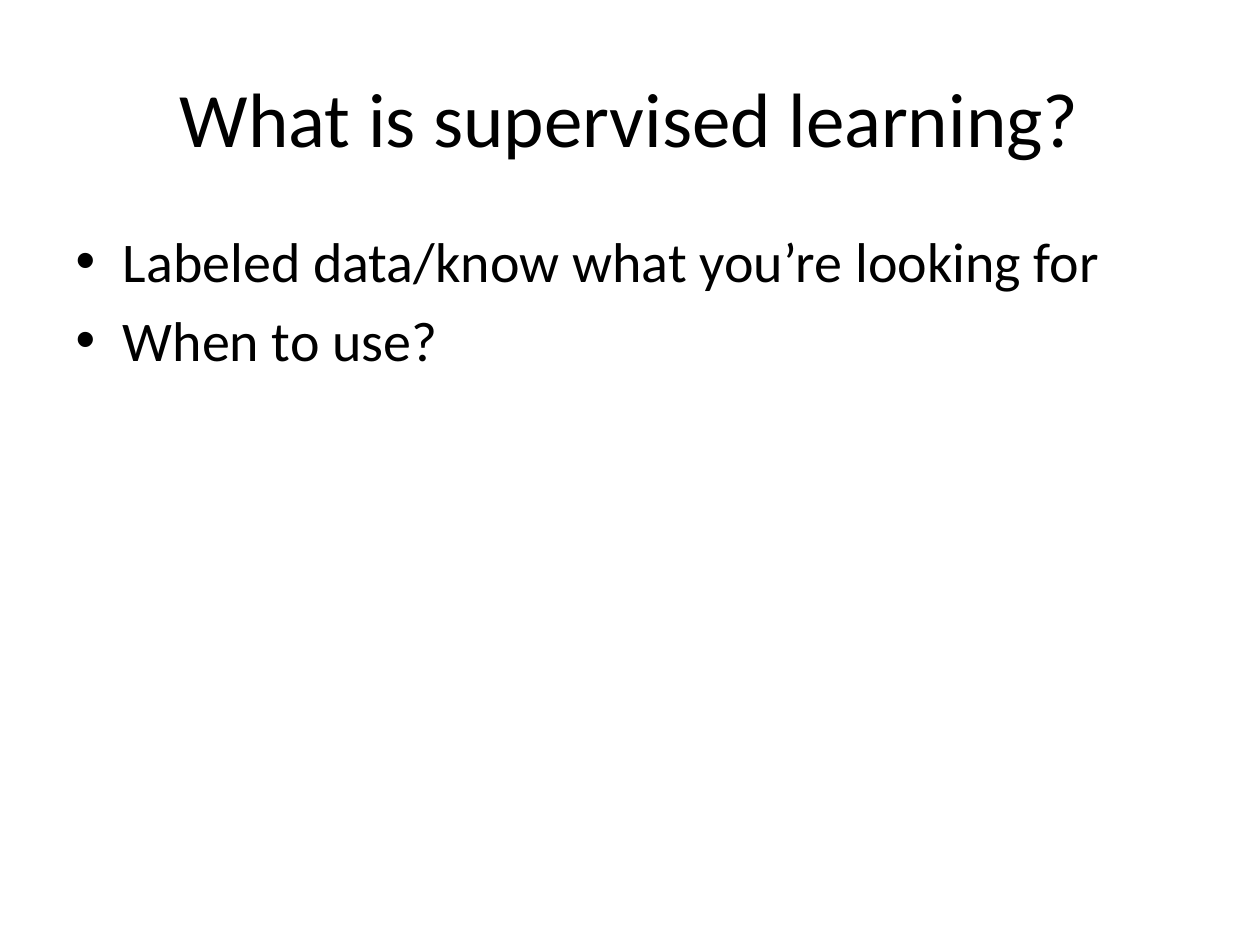
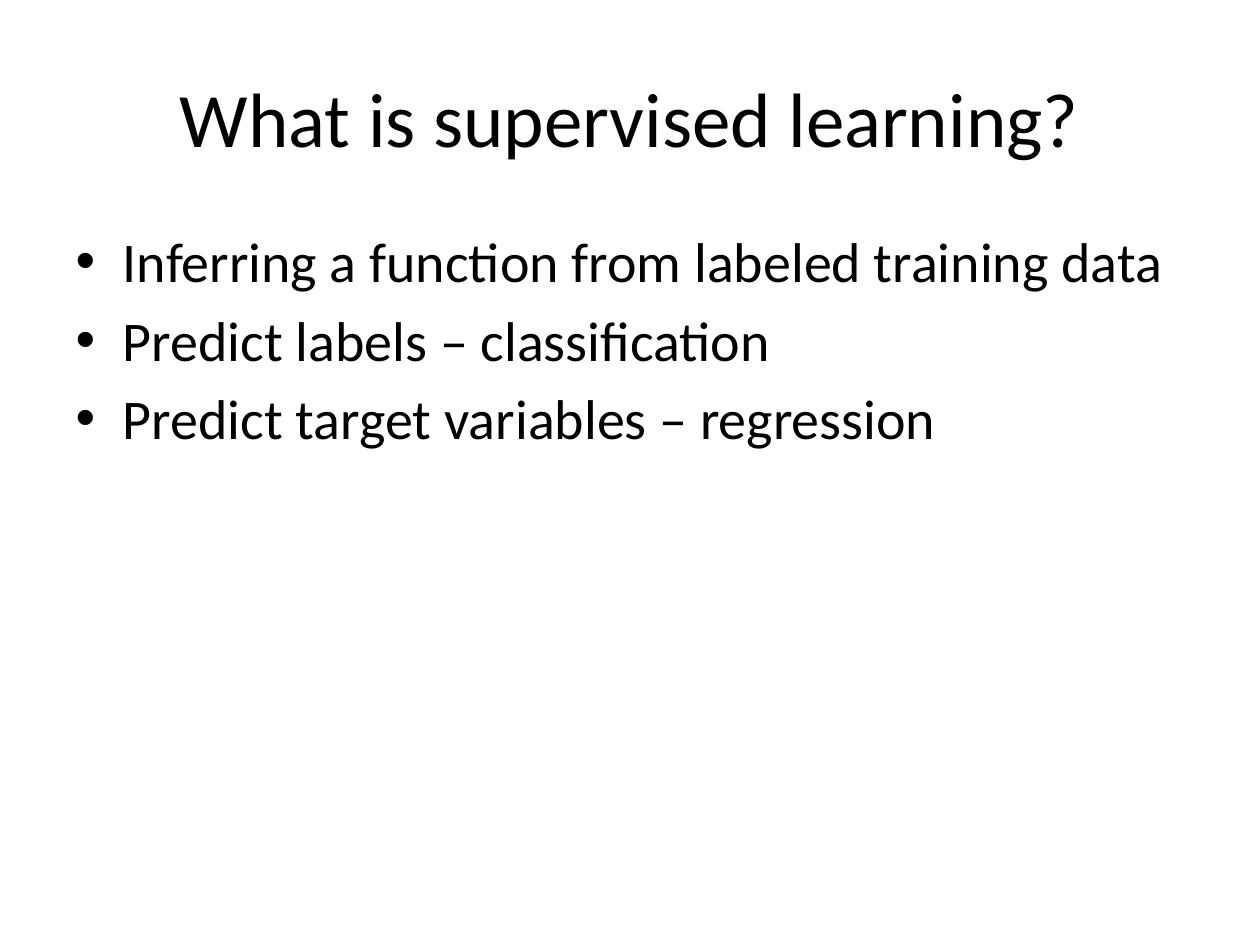
Before and after one commit to kalyanar/machine-learning-video, a slide deck: slide 2 of slides/5_supervisedLearning.pptx. Drawn at 1260x945 pixels with LibreOffice and Linux fonts; fonts in the diff are those of the drawing. Boxes give left, top, right and bottom in pixels: in the first picture for what was removed or moved away, otherwise in the second. Text is boxed around its words. In the diff, an @@ line names an element or a change of style, - is before the commit and + after.

```diff
--- a/slides/5_supervisedLearning.pptx
+++ b/slides/5_supervisedLearning.pptx
@@ text at <box>123,243,1162,449</box>: text changed @@
-• Labeled data/know what you’re looking for
-• When to use?
+• Inferring a function from labeled training data
+• Predict labels – classification
+• Predict target variables – regression
```
Also in this commit, not shown: 5 slides added, 1 slide removed, 15 other files.
